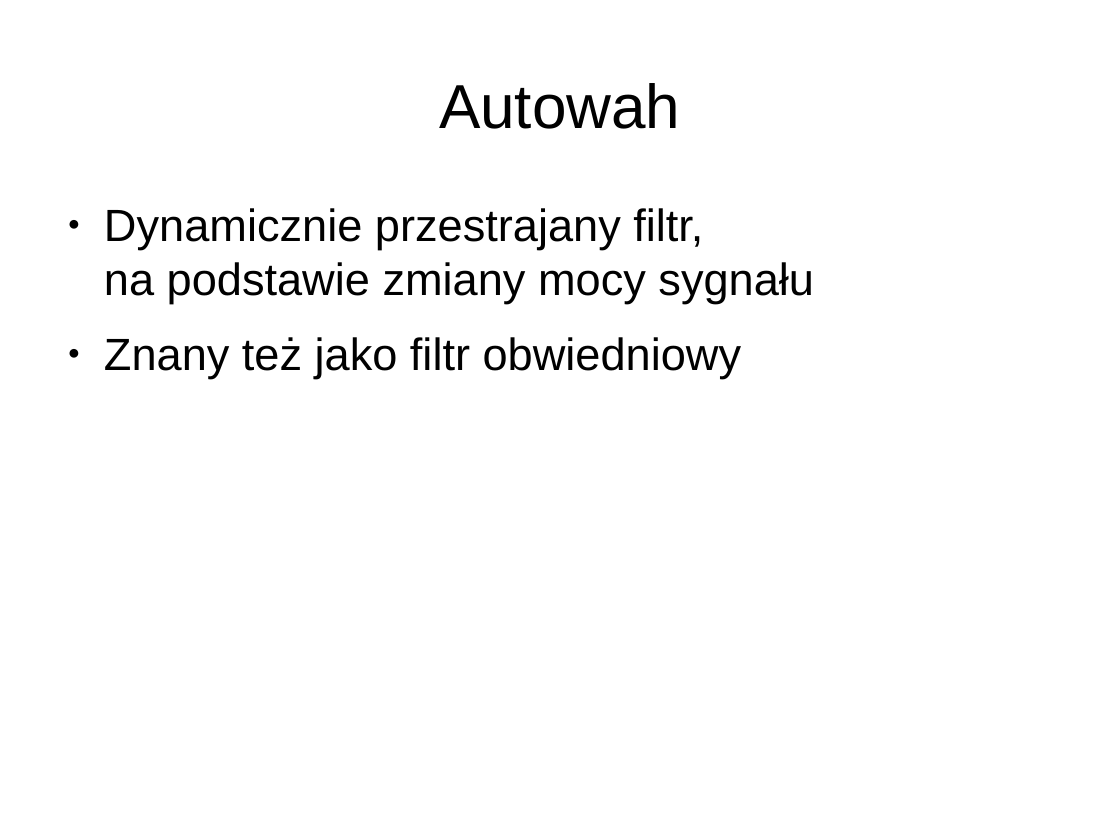
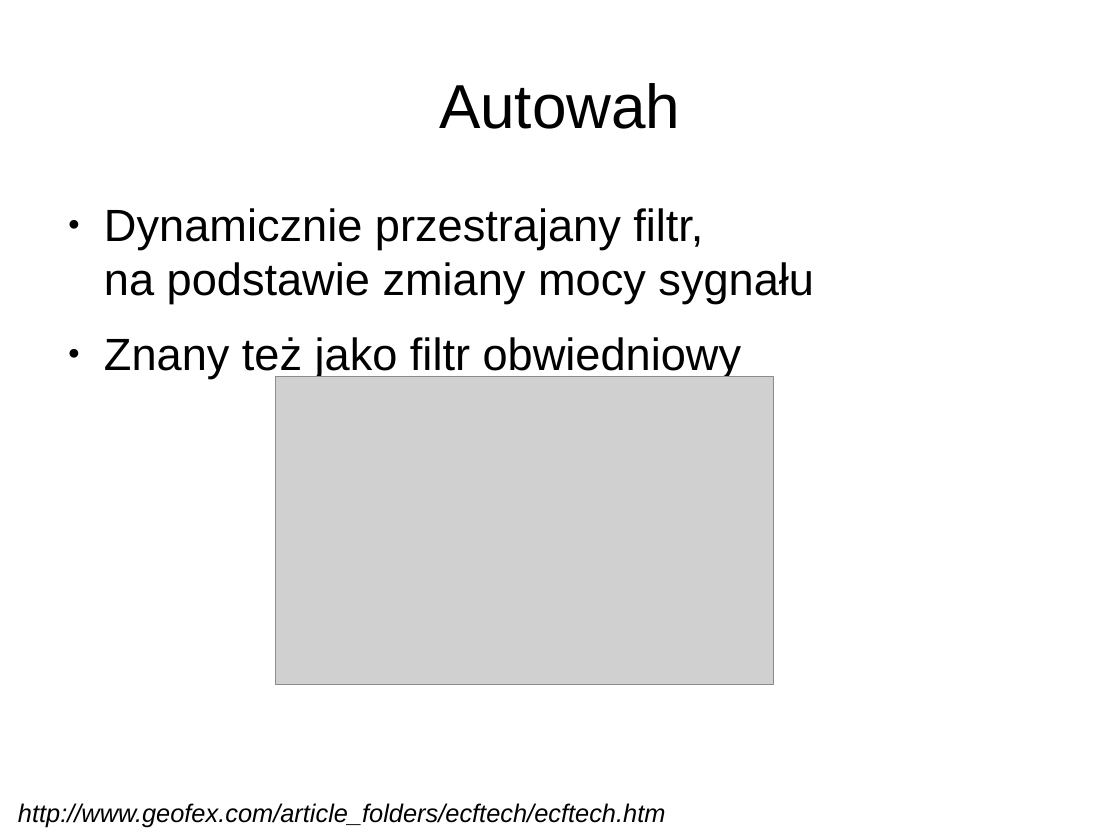
Before and after one commit to HackerspaceWroclaw/hspnr_efekty_gitarowe, a slide deck: slide 34 of Efekty gitarowe.odp (slide 29 before the commit). Drawn at 1120x840 pixels with LibreOffice and Linux fonts; fonts in the diff are those of the drawing; grey boxes stand for pictures. Boxes give left, top, right and bottom in pixels: in the first picture for what was removed or moved away, otherwise in the second. Text is boxed around its words. In the diff, an @@ line names an element or a change of style, - is before the commit and + after.

Commit message:
Przestawione slajdy, dodane octavery i wyjaśnienie do autowah

```diff
--- a/Efekty gitarowe.odp
+++ b/Efekty gitarowe.odp
@@ picture added at (275,377,774,685) @@
@@ text added at (18,803,666,827), 18 pt, text #000000, italic @@
+http://www.geofex.com/article_folders/ecftech/ecftech.htm
```
Also in this commit, not shown: 2 other slides changed, 1 slide added.
